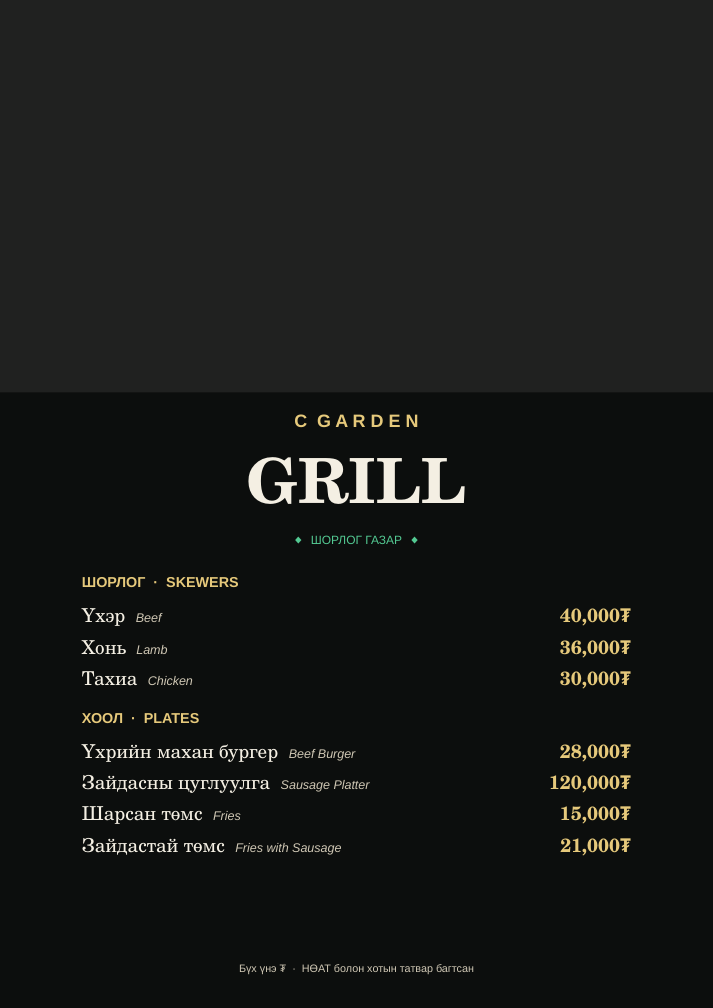
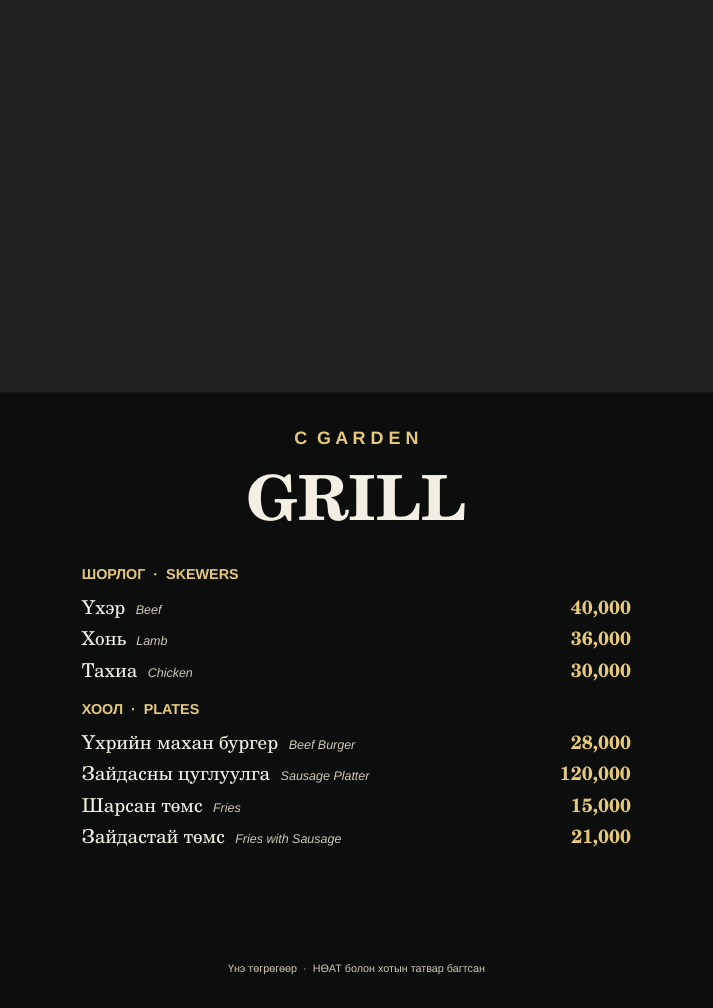
Before and after one commit to jvkhae/Continental-C-Garden-, a slide deck: slide 1 of print/C-Garden-Grill-A4.pptx. Drawn at 713x1008 pixels with LibreOffice and Linux fonts; fonts in the diff are those of the drawing; background and template pictures are left out; a plain dark background stands for a picture behind light text. Boxes give left, top, right and bottom in pixels: in the first picture for what was removed or moved away, otherwise in the second. Text is boxed around its words. In the diff, an @@ line names an element or a change of style, - is before the commit and + after.

```diff
--- a/print/C-Garden-Grill-A4.pptx
+++ b/print/C-Garden-Grill-A4.pptx
@@ text "C G A R D ...": place and size @@
-text "C G A R D ..." at [294,414,419,427]
+text "C G A R D ..." at [294,431,419,444]
@@ text "GRILL": place and size @@
-text "GRILL" at [246,457,466,504]
+text "GRILL" at [246,474,466,521]
@@ text removed at [311,535,402,544] @@
-◆ ШОРЛОГ ГАЗАР ◆
@@ text "ШОРЛОГ · SKEWERS": place and size @@
-text "ШОРЛОГ · SKEWERS" at [82,577,631,856]
+text "ШОРЛОГ · SKEWERS" at [82,569,631,847]
@@ text at [82,600,631,681]: text changed @@
-Үхэр Beef 40,000₮
-Хонь Lamb 36,000₮
-Тахиа Chicken 30,000₮
+Үхэр Beef 40,000
+Хонь Lamb 36,000
+Тахиа Chicken 30,000
@@ text at [82,735,631,847]: text changed @@
-Үхрийн махан бургер Beef Burger 28,000₮
-Зайдасны цуглуулга Sausage Platter 120,000₮
-Шарсан төмс Fries 15,000₮
-Зайдастай төмс Fries with Sausage 21,000₮
+Үхрийн махан бургер Beef Burger 28,000
+Зайдасны цуглуулга Sausage Platter 120,000
+Шарсан төмс Fries 15,000
+Зайдастай төмс Fries with Sausage 21,000
@@ text at [228,964,485,974]: text changed @@
-Бүх үнэ ₮ · НӨАТ болон хотын татвар багтсан
+Үнэ төгрөгөөр · НӨАТ болон хотын татвар багтсан
```
Also in this commit, not shown: 2 other files.
